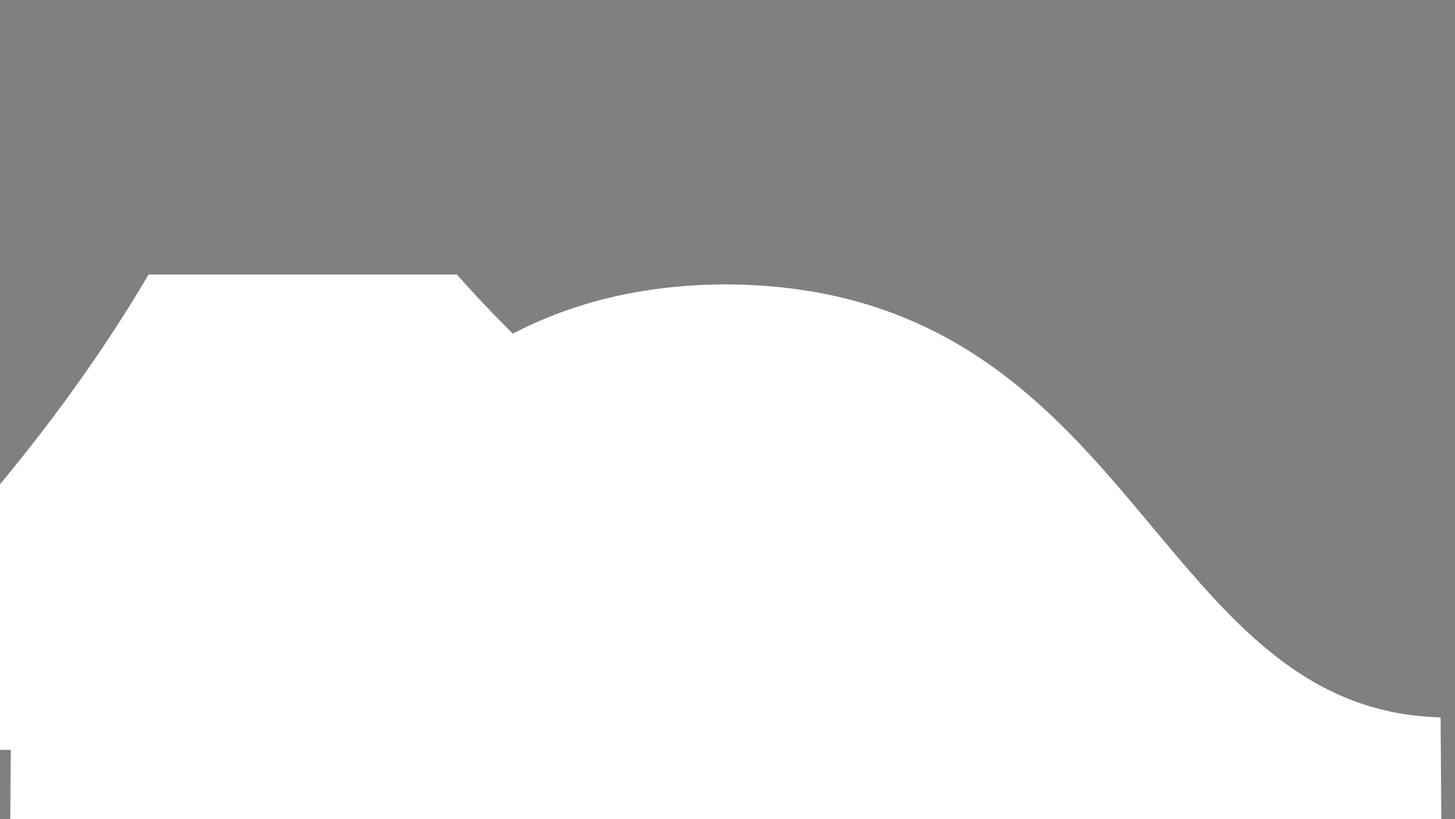
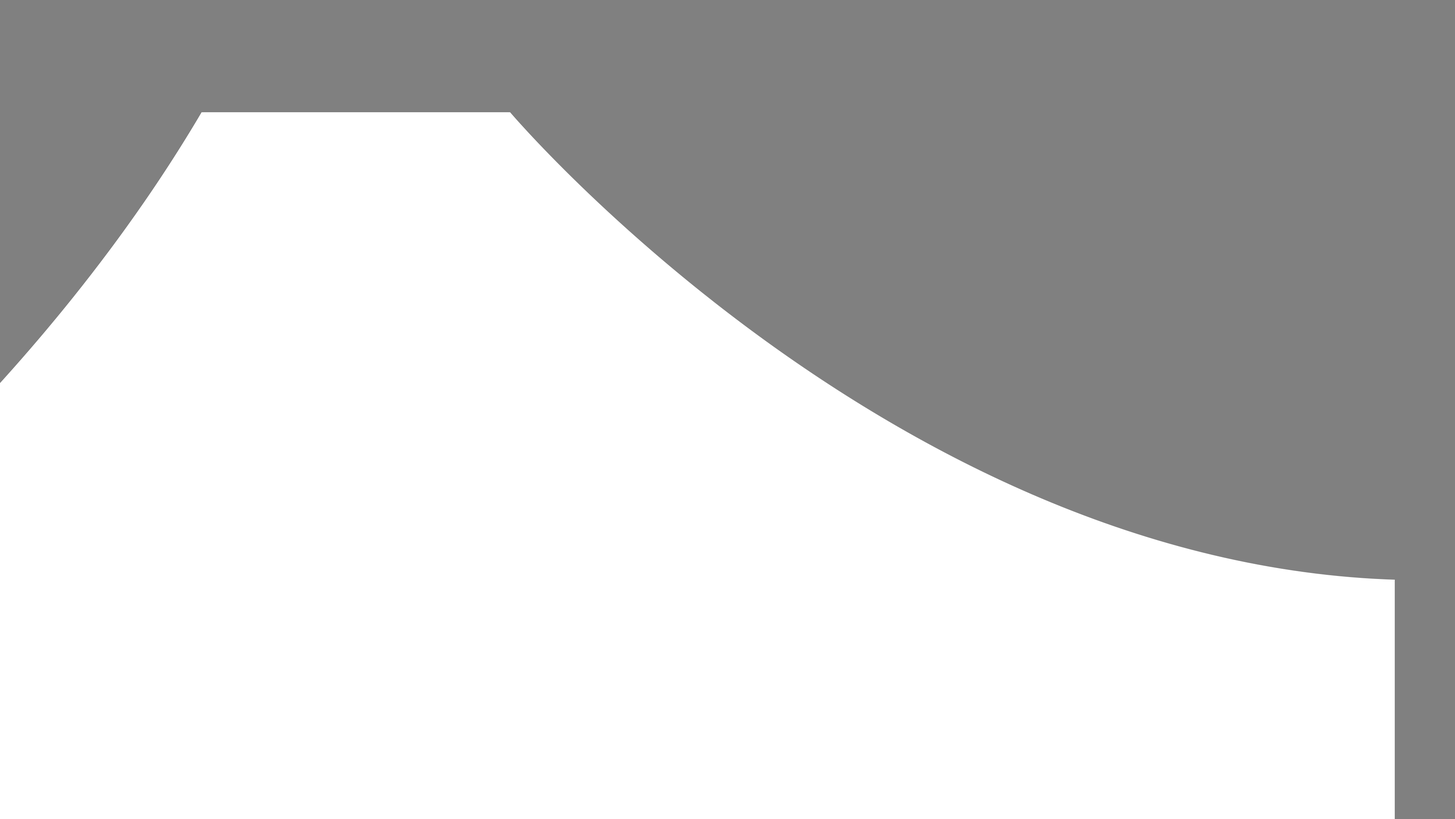
Comparing the layer stacks of the two 1455 × 819 images. Changes:
renamed "NewMountain1" to "Mountain1", painted on it over (x1=0, y1=112, x2=1442, y2=819)
removed layer "Volcano" over (x1=0, y1=274, x2=1343, y2=750)
